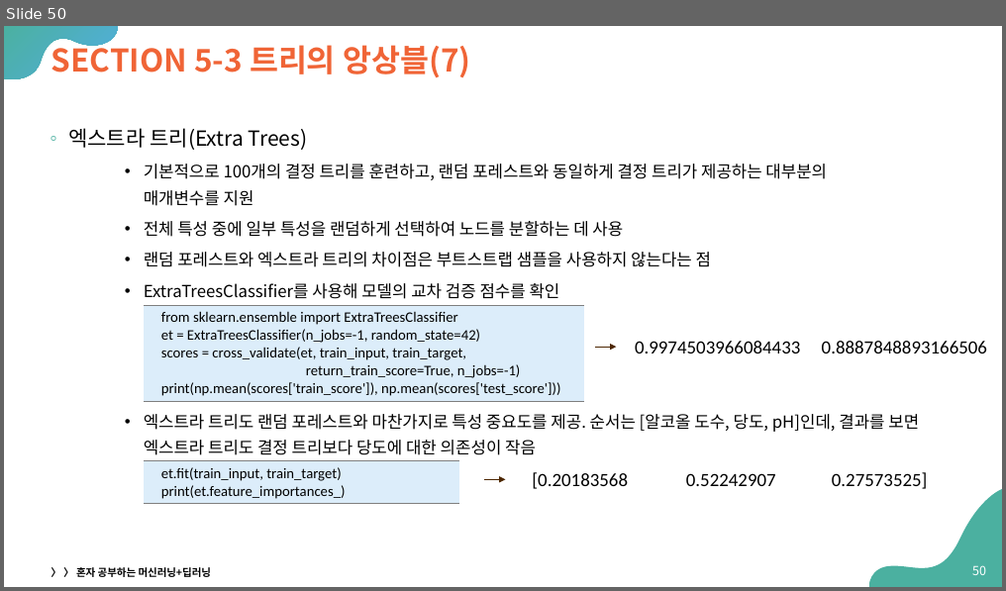
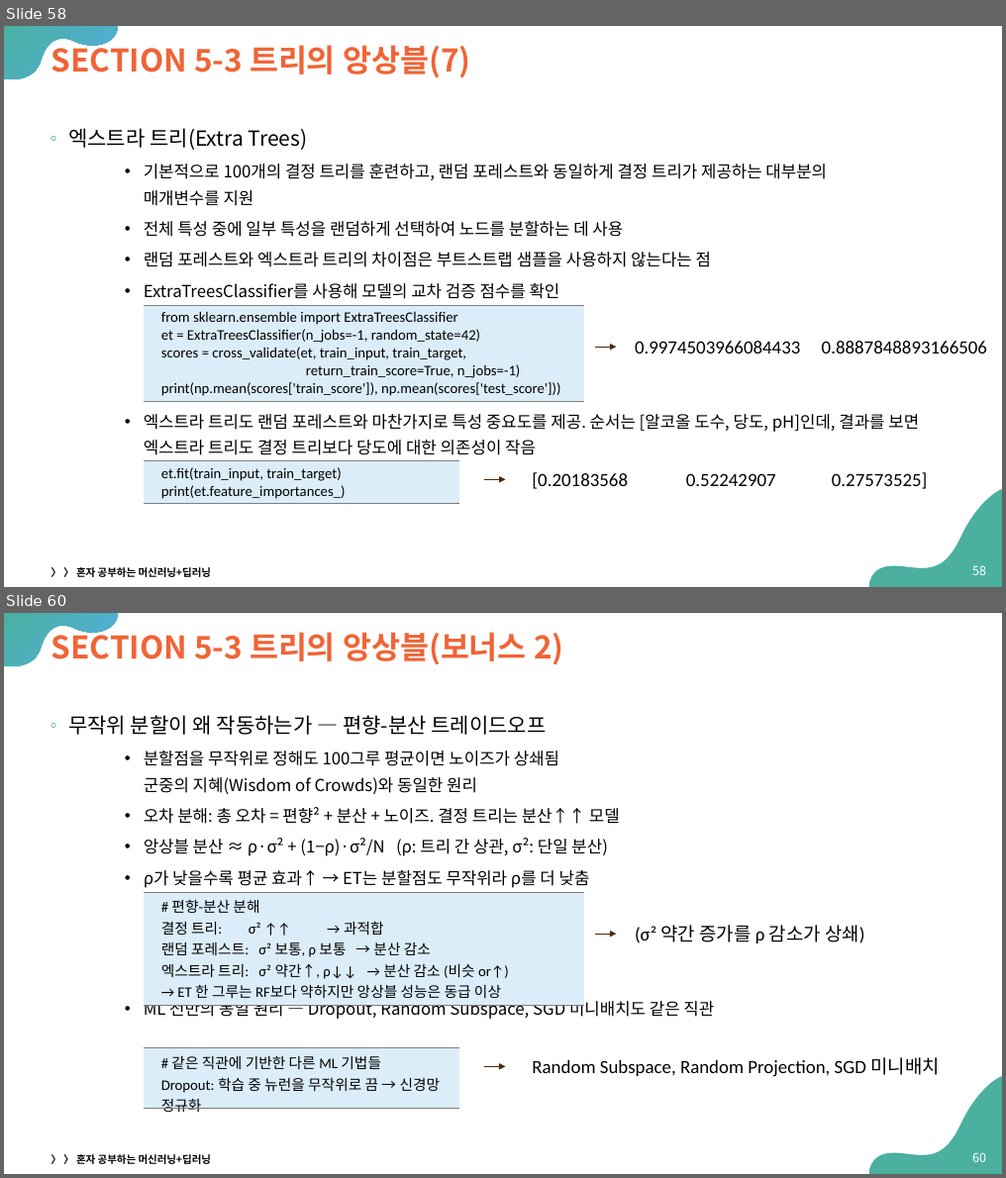
Before and after one commit to Sangdon-Park/Sangdon-Park.github.io, a slide deck: data/인공지능/05-트리 알고리즘.pptx. Shown one above the other, each under a label of ours: slide 50 before the commit, slides 58 and 60 after it; the slides between them are not shown. The pictures are 1006x591 and 1006x1178 pixels, drawn with LibreOffice and Linux fonts; fonts in the diff are those of the drawing. Boxes give left, top, right and bottom in pixels: in the first picture for what was removed or moved away, otherwise in the second. Text is boxed around its words. In the diff, an @@ line names an element or a change of style, - is before the commit and + after.

```diff
--- a/data/인공지능/05-트리 알고리즘.pptx
+++ b/data/인공지능/05-트리 알고리즘.pptx
@@ slide 60 added at (4,613,1002,1174), background #FFFFFF; not listed: 2 template elements that a slide beside it also shows @@
@@ title added at (52,627,563,664), 30 pt, text #F06436, bold @@
+SECTION 5-3 트리의 앙상블(보너스 2)
@@ text added at (68,715,714,1019), 16 pt, text #000000 @@
+◦ 무작위 분할이 왜 작동하는가 — 편향-분산 트레이드오프
+    • 분할점을 무작위로 정해도 100그루 평균이면 노이즈가 상쇄됨
+      군중의 지혜(Wisdom of Crowds)와 동일한 원리
+    • 오차 분해: 총 오차 = 편향² + 분산 + 노이즈. 결정 트리는 분산↑↑ 모델
+    • 앙상블 분산 ≈ ρ·σ² + (1−ρ)·σ²/N (ρ: 트리 간 상관, σ²: 단일 분산)
+    • ρ가 낮을수록 평균 효과↑ → ET는 분할점도 무작위라 ρ를 더 낮춤
+    • ML 전반의 동일 원리 — Dropout, Random Subspace, SGD 미니배치도 같은 직관
@@ table added at (144,892,584,1138), 1 rows, 1 columns @@
+# 편향-분산 분해 / 결정 트리: σ² ↑↑ → 과적합 / 랜덤 포레스트: σ² 보통, ρ 보통 → 분산 감소 / 엑스트라 트리: σ² 약간↑, ρ↓↓ → 분산 감소 (비슷 or↑) / → ET 한 그루는 RF보다 약하지만 앙상블 성능은 동급 이상
@@ arrow added from (595, 934) to (617, 934), #4D2702 0.75 pt @@
@@ text added at (635,925,864,944), 18 pt, text #000000 @@
+(σ² 약간 증가를 ρ 감소가 상쇄)
@@ table added at (144,1049,459,1174), 1 rows, 1 columns @@
+# 같은 직관에 기반한 다른 ML 기법들 / Dropout: 학습 중 뉴런을 무작위로 끔 → 신경망 정규화
@@ text added at (532,1058,941,1077), 18 pt, text #000000 @@
+Random Subspace, Random Projection, SGD 미니배치
@@ arrow added from (484, 1066) to (506, 1066), #4D2702 0.75 pt @@
@@ text added at (51,1155,211,1164), 10 pt, text #000000, bold @@
+〉 〉 혼자 공부하는 머신러닝+딥러닝
@@ page number added at (972,1153,986,1162), 12 pt, text #FFFFFF @@
+60
@@ what was slide 50 is now slide 58 @@
```
Also in this commit, not shown: 1 slide changed, 16 other slides added, 5 other files.
